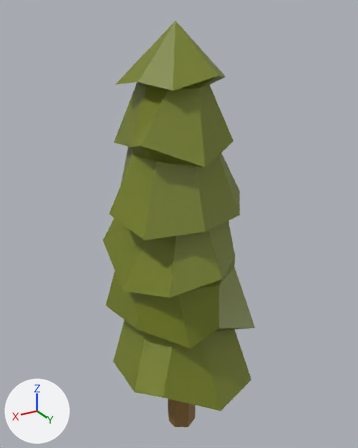
The FBX model Assets/Models/Trees/Tree_pine_4.fbx: old version first, new version second.
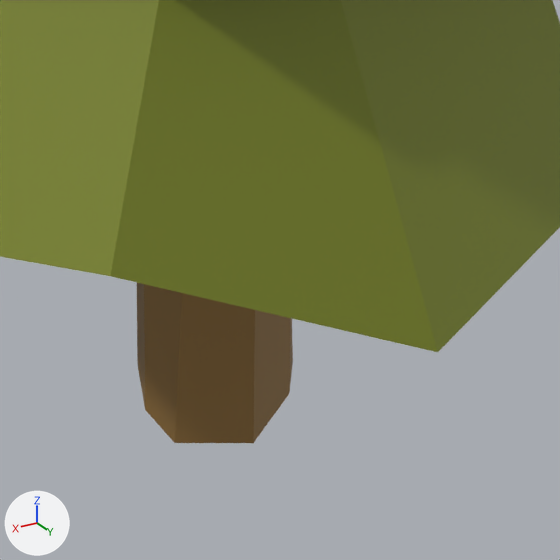
Old and new are each drawn whole from a 50 mm lens placed at (-0.932, 0.744, 0.555), pointed at (-1.197, 0.303, 0.334) and again close up on the part from 40% to 68% of the width and 78% to 100% of the height. The lights are fixed; the arrows at lower left show +X, +Y and +Z. Where no turn or scale is listed for an object, it has been applied to the vertices.

The older version as bpy lines, for what is in view:
```python
me_mesh = bpy.data.meshes.new('Mesh')
me_mesh.from_pydata(...)  # 105 vertices, 104 faces; spans x -0.084..0.086, y -0.094..0.098, z -0.031..0.454
me_mesh.materials.append(mat_coloratlas)  # picture img_coloratlas_jpg
ob_tree_pine_4 = bpy.data.objects.new('Tree_pine_4', me_mesh)
ob_tree_pine_4.location = (-1.1931, 0.3131, 0.0924)
```
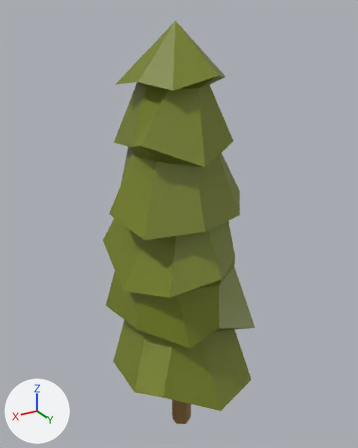
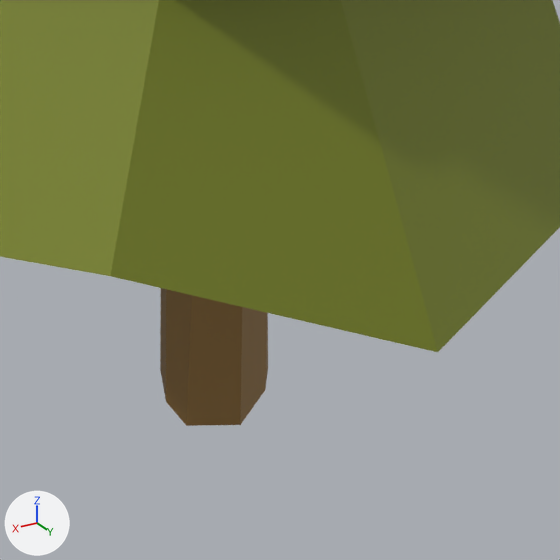
Location of each change, [x1, y1, x2, y2] in pixels of the close-ups (560 x 560 px; the box of a moved part takes in the faces that stretch with it):
'Tree_pine_4', reshaped
    before: [0, 0, 560, 443]
    after: [0, 0, 560, 426]
part 1 of me_mesh, moved or reshaped
    before: [137, 283, 293, 443]
    after: [160, 288, 268, 426]

The change, as a diff of the scene's bpy script:
```diff
--- a/Assets/Models/Trees/Tree_pine_4.fbx.py
+++ b/Assets/Models/Trees/Tree_pine_4.fbx.py
@@ me_mesh @@
 me_mesh.from_pydata(...)  # 105 vertices, 104 faces; spans x -0.084..0.086, y -0.094..0.098, z -0.031..0.454
 # used by ob_tree_pine_4; location = (-1.1931, 0.3131, 0.0924)
+# me_mesh part 1: all 16 vertices in x -0.02..0.017, y -0.019..0.021, z -0.031..0.075 are scaled about their middle by (0.692, 0.691, 1)
 me_mesh.materials.append(mat_coloratlas)
```
